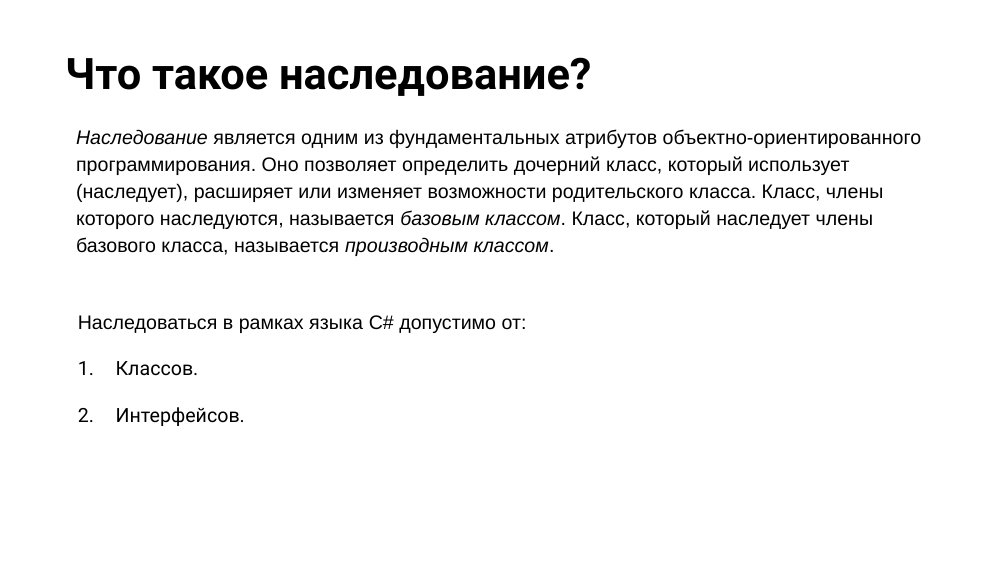
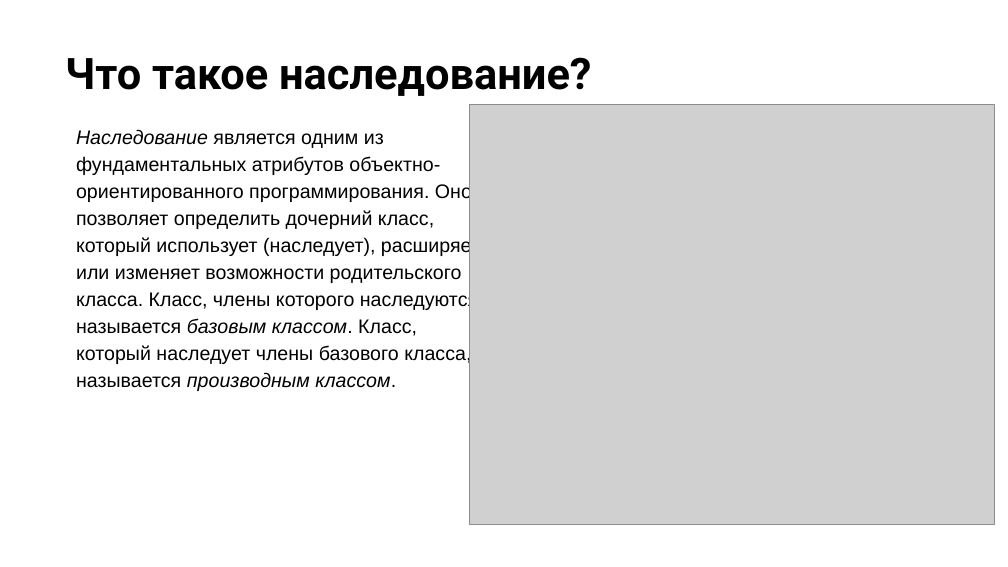
Before and after one commit to NilovPavel/OOP, a slide deck: slide 10 of ООП.pptx. Drawn at 1008x567 pixels with LibreOffice and Linux fonts; fonts in the diff are those of the drawing; grey boxes stand for pictures; background and template pictures are left out. Boxes give left, top, right and bottom in pixels: in the first picture for what was removed or moved away, otherwise in the second. Text is boxed around its words. In the diff, an @@ line names an element or a change of style, - is before the commit and + after.

Commit message:
Добавление классов для демонстрации того, что такое наследование.

```diff
--- a/ООП.pptx
+++ b/ООП.pptx
@@ text "Наследование является одним из фундаментальных ..." rewrapped from (76,129,922,256) to (76,129,484,391) @@
@@ picture added at (470,105,995,525) @@
@@ text removed at (78,315,527,426) @@
-Наследоваться в рамках языка C# допустимо от:
-1. Классов.
-2. Интерфейсов.
```
Also in this commit, not shown: 1 other slide changed, 6 other files.
